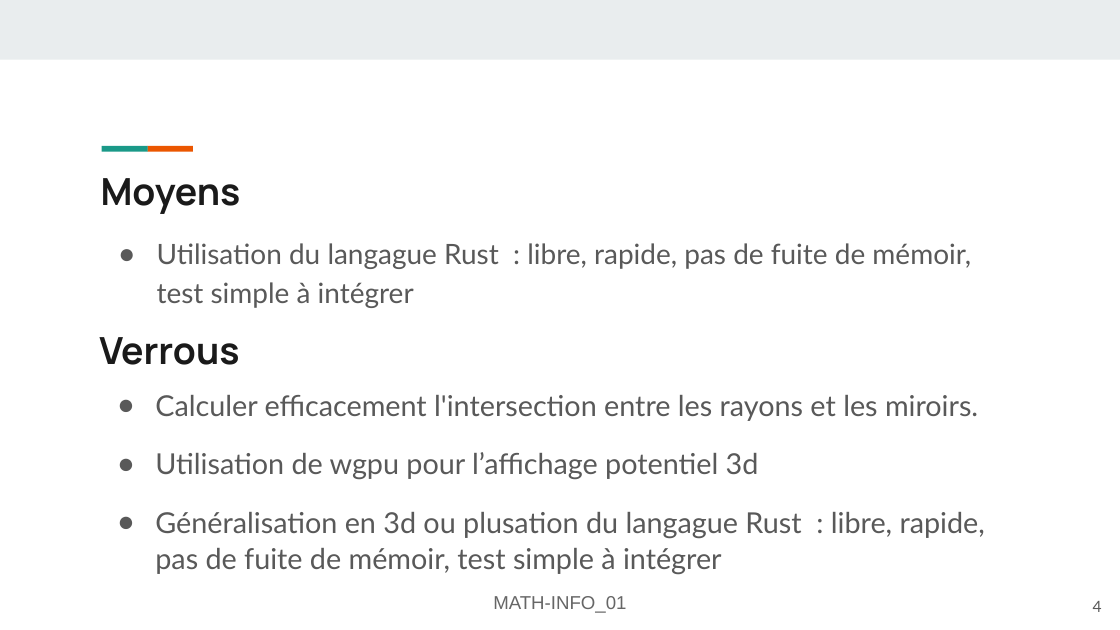
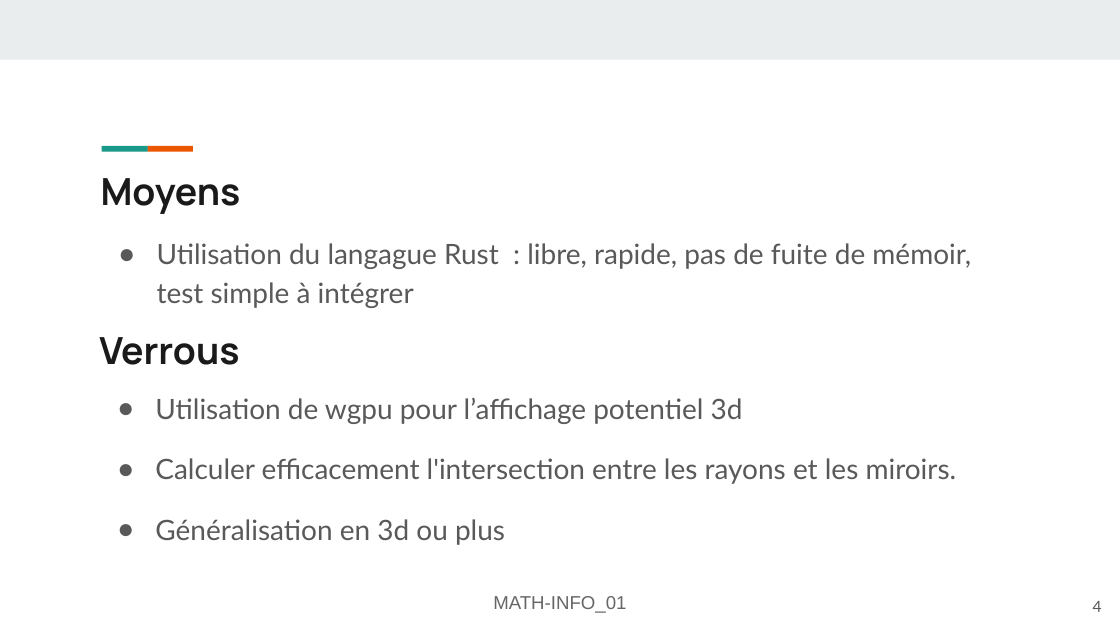
Before and after one commit to FlashOnFire/MirrorVerse, a slide deck: slide 4 of project_managment/presentation1.odp. Drawn at 1120x630 pixels with LibreOffice and Linux fonts; fonts in the diff are those of the drawing. Boxes give left, top, right and bottom in pixels: in the first picture for what was removed or moved away, otherwise in the second. Text is boxed around its words. In the diff, an @@ line names an element or a change of style, - is before the commit and + after.

```diff
--- a/project_managment/presentation1.odp
+++ b/project_managment/presentation1.odp
@@ text at (155, 398, 743, 424): paragraph added @@
+● Utilisation de wgpu pour l’affichage potentiel 3d
@@ text at (155, 458, 957, 484): size 18.5 to 18 pt in "Calculer efficacement l'intersection entre les rayons et ..."; line spacing 1.05 to 1.15 @@
@@ text at (155, 519, 505, 545): text changed; size 18.5 to 18 pt @@
-● Utilisation de wgpu pour l’affichage potentiel 3d
-● Généralisation en 3d ou plusation du langague Rust : libre, rapide, pas de fuite de mémoir, test simple à intégrer
+● Généralisation en 3d ou plus
```
Also in this commit, not shown: 1 other slide changed, 2 other files.
